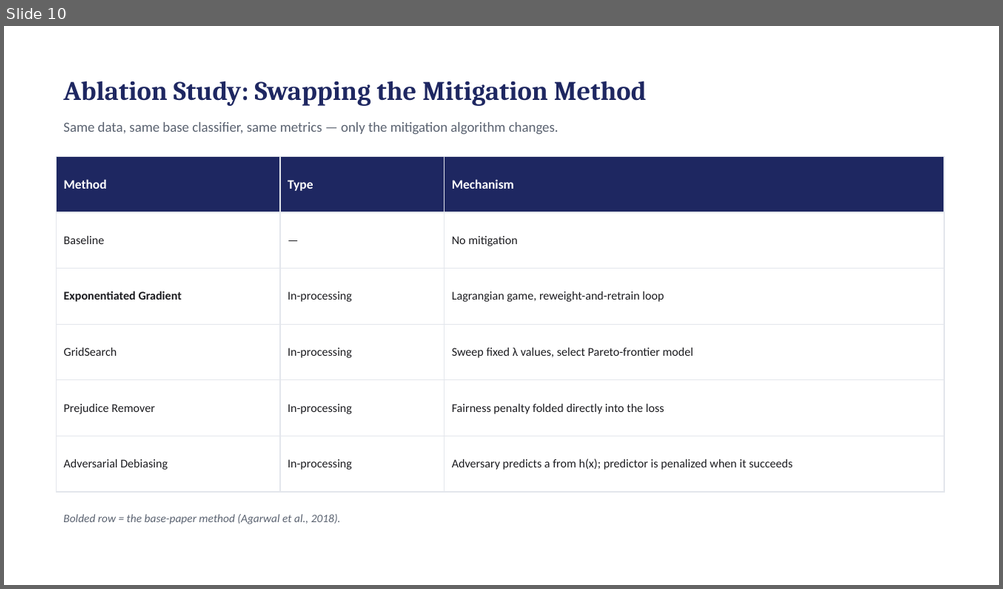
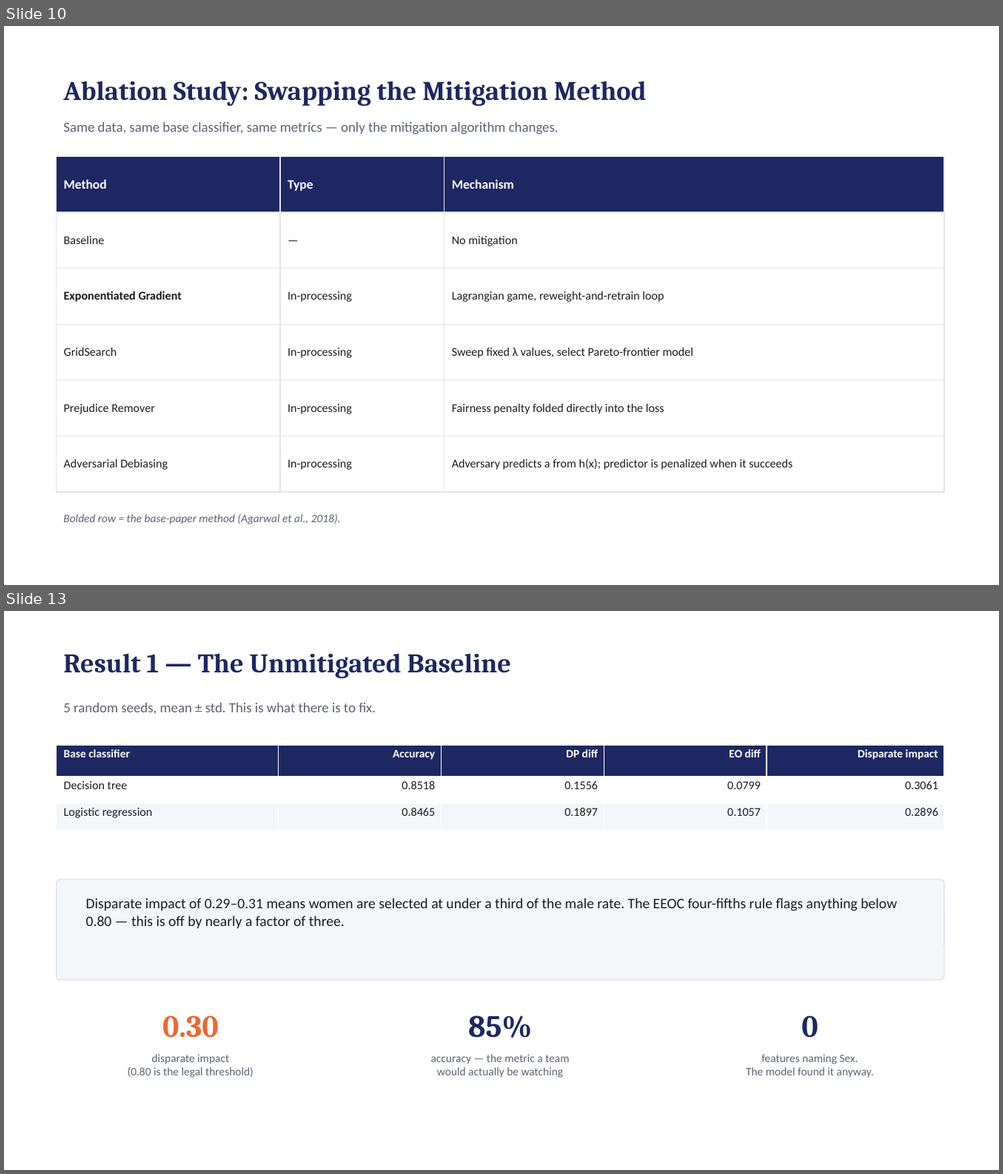
Before and after one commit to Dheirav/who-pays-for-fairness, a slide deck: bias_mitigation_plan.pptx. Shown one above the other, each under a label of ours: slide 10 before the commit, slides 10 and 13 after it; the slides between them are not shown. The pictures are 1003x589 and 1003x1174 pixels, drawn with LibreOffice and Linux fonts; fonts in the diff are those of the drawing. Boxes give left, top, right and bottom in pixels: in the first picture for what was removed or moved away, otherwise in the second. Text is boxed around its words. In the diff, an @@ line names an element or a change of style, - is before the commit and + after.

```diff
--- a/bias_mitigation_plan.pptx
+++ b/bias_mitigation_plan.pptx
@@ slide 13 added at box(4, 611, 999, 1170), background #FFFFFF @@
@@ text added at box(63, 653, 511, 678), 26 pt, text #1E2761, bold @@
+Result 1 — The Unmitigated Baseline
@@ text added at box(63, 703, 375, 714), 13.5 pt, text #5A6270 @@
+5 random seeds, mean ± std. This is what there is to fix.
@@ table added at box(57, 745, 944, 830), 3 rows, 5 columns @@
+Base classifier | Accuracy | DP diff | EO diff | Disparate impact
+Decision tree | 0.8518 | 0.1556 | 0.0799 | 0.3061
+Logistic regression | 0.8465 | 0.1897 | 0.1057 | 0.2896
@@ rounded rectangle added at box(57, 880, 944, 980), fill #F4F6FA, outline #D8DDE8 0.75 pt @@
@@ text added at box(86, 898, 896, 928), 14 pt, text #1B1B1F @@
+Disparate impact of 0.29–0.31 means women are selected at under a third of the male rate. The EEOC four-fifths rule flags anything below 0.80 — this is off by nearly a factor of three.
@@ text added at box(162, 1016, 219, 1038), 30 pt, text #EB6834, bold @@
+0.30
@@ text added at box(468, 1016, 532, 1038), 30 pt, text #1E2761, bold @@
+85%
@@ text added at box(801, 1016, 817, 1038), 30 pt, text #1E2761, bold @@
+0
@@ text added at box(128, 1054, 253, 1078), 11 pt, text #5A6270 @@
+disparate impact
+(0.80 is the legal threshold)
@@ text added at box(431, 1054, 569, 1078), 11 pt, text #5A6270 @@
+accuracy — the metric a team
+would actually be watching
@@ text added at box(745, 1054, 874, 1078), 11 pt, text #5A6270 @@
+features naming Sex.
+The model found it anyway.
```
Also in this commit, not shown: 4 slides changed, 7 other slides added, 26 other files.
